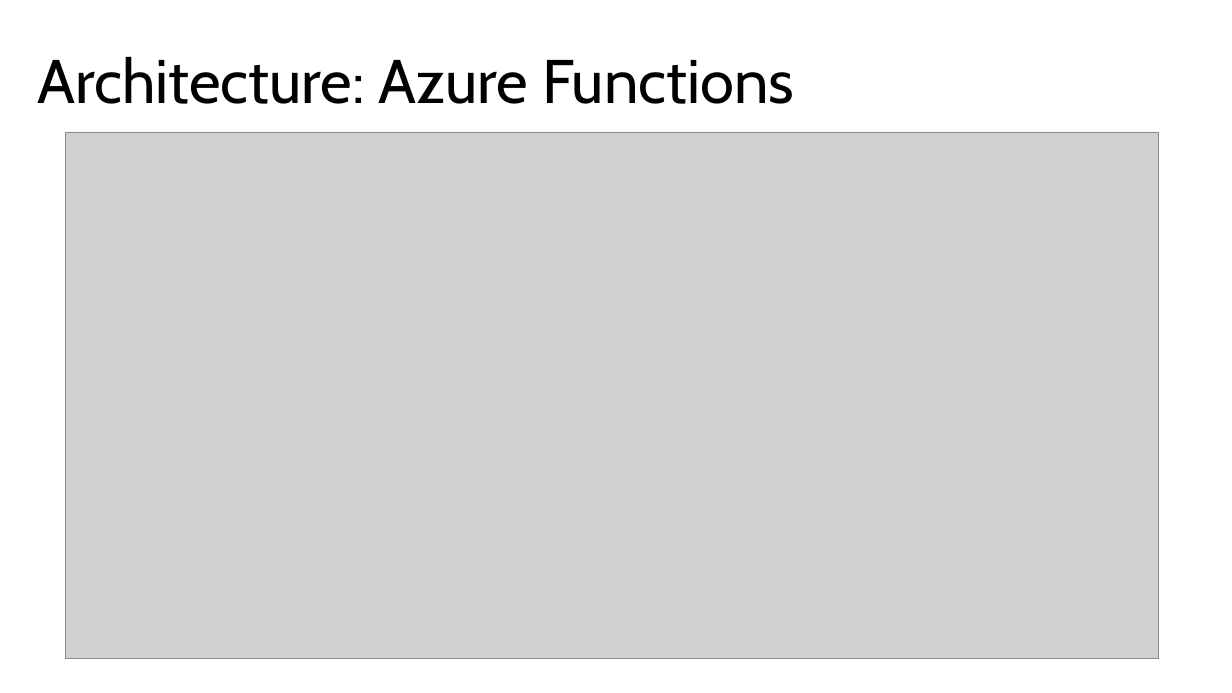
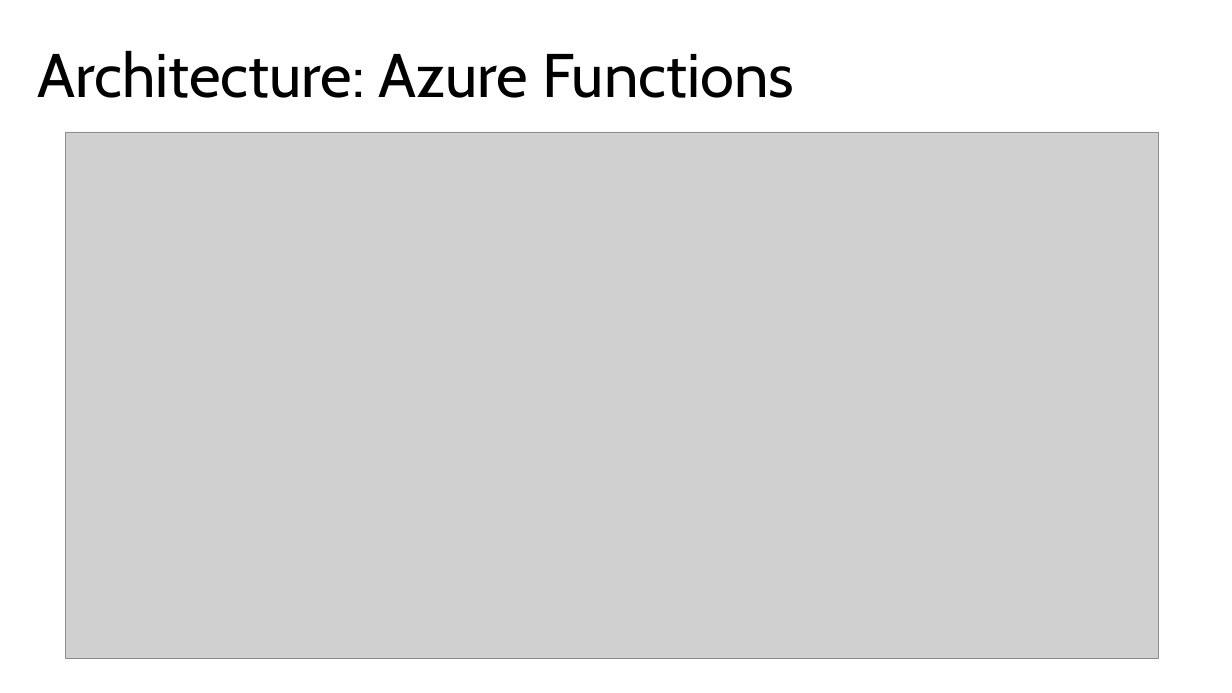
Before and after one commit to alex-zyl/FunctionsVSLambda, a slide deck: slide 38 of Presentation/Presentation.pptx (slide 39 before the commit). Drawn at 1232x693 pixels with LibreOffice and Linux fonts; fonts in the diff are those of the drawing; grey boxes stand for pictures. Boxes give left, top, right and bottom in pixels: in the first picture for what was removed or moved away, otherwise in the second. Text is boxed around its words. In the diff, an @@ line names an element or a change of style, - is before the commit and + after.

```diff
--- a/Presentation/Presentation.pptx
+++ b/Presentation/Presentation.pptx
@@ text "Architecture: Azure Functions": place and size @@
-text "Architecture: Azure Functions" at box(37, 56, 794, 104)
+text "Architecture: Azure Functions" at box(37, 50, 794, 98)
```
Also in this commit, not shown: 6 other slides changed, 4 other files.
